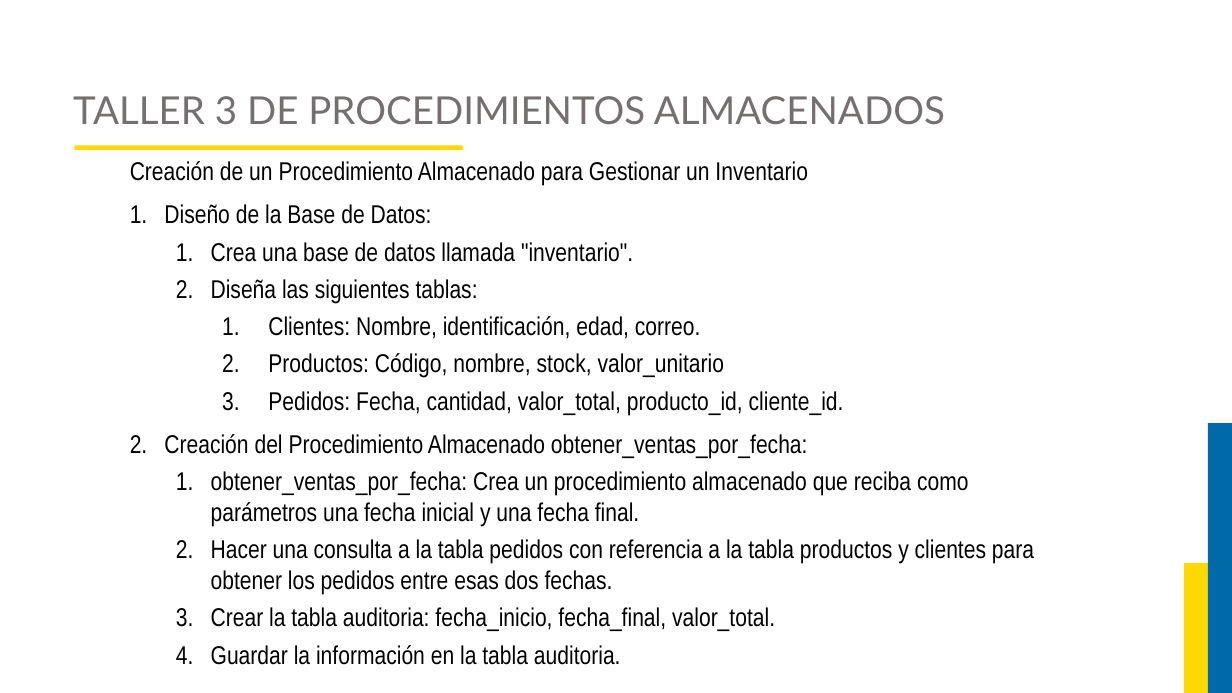
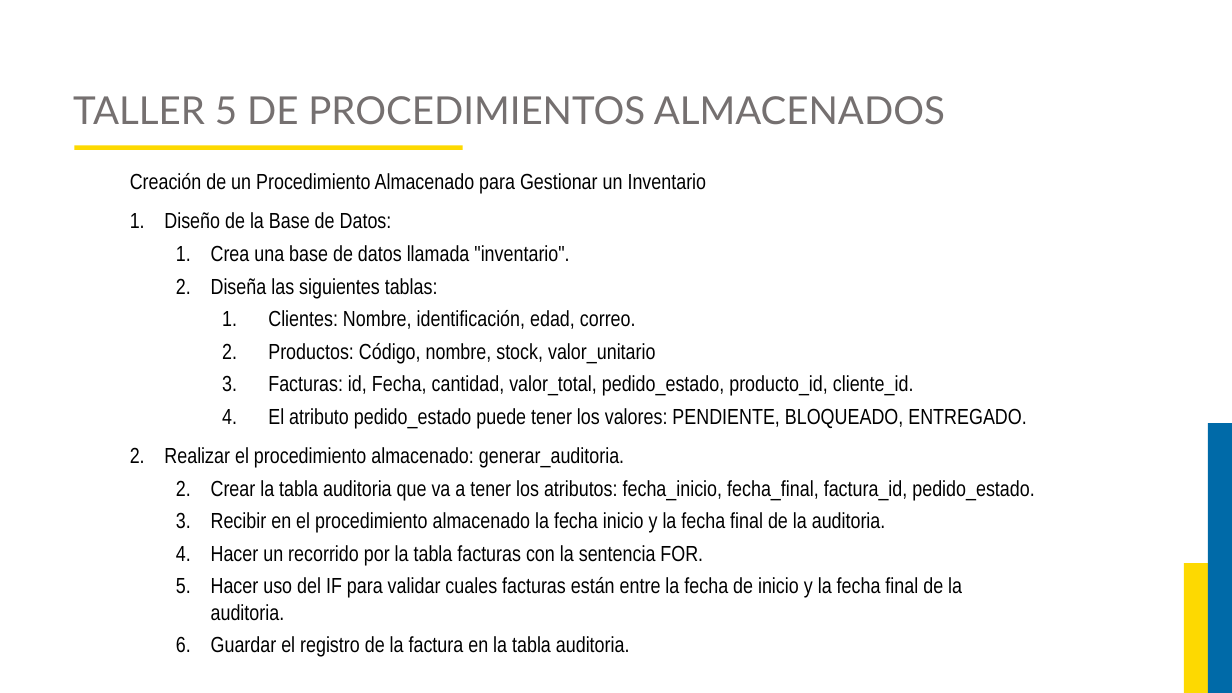
Before and after one commit to JorgeAlejandroAguirreGutierrez/proyecto-luis, a slide deck: slide 58 of Curso Base de Datos 2/Diapositivas.pptx (slide 47 before the commit). Drawn at 1232x693 pixels with LibreOffice and Linux fonts; fonts in the diff are those of the drawing; background and template pictures are left out. Boxes give left, top, right and bottom in pixels: in the first picture for what was removed or moved away, otherwise in the second. Text is boxed around its words. In the diff, an @@ line names an element or a change of style, - is before the commit and + after.

```diff
--- a/Curso Base de Datos 2/Diapositivas.pptx
+++ b/Curso Base de Datos 2/Diapositivas.pptx
@@ title at (73,96,945,125): text changed @@
-TALLER 3 DE PROCEDIMIENTOS ALMACENADOS
+TALLER 5 DE PROCEDIMIENTOS ALMACENADOS
@@ text "Creación de un Procedimiento Almacenado ...": place and size @@
-text "Creación de un Procedimiento Almacenado ..." at (130,161,1034,665)
+text "Creación de un Procedimiento Almacenado ..." at (130,173,1034,657)
@@ text at (130,173,707,364): size 20 to 17 pt in "Creación de un Procedimiento Almacenado para Gestionar ...", "Diseño de la Base de Datos:", "Crea una base de datos llamada "inventario".", "Diseña las siguientes tablas:" and 2 more places @@
@@ text at (164,375,1034,657): text changed; size 20 to 17 pt @@
-    3. Pedidos: Fecha, cantidad, valor_total, producto_id, cliente_id.
-2. Creación del Procedimiento Almacenado obtener_ventas_por_fecha:
-  1. obtener_ventas_por_fecha: Crea un procedimiento almacenado que reciba como parámetros una fecha inicial y una fecha final.
-  2. Hacer una consulta a la tabla pedidos con referencia a la tabla productos y clientes para obtener los pedidos entre esas dos fechas.
-  3. Crear la tabla auditoria: fecha_inicio, fecha_final, valor_total.
-  4. Guardar la información en la tabla auditoria.
+    3. Facturas: id, Fecha, cantidad, valor_total, pedido_estado, producto_id, cliente_id.
+    4. El atributo pedido_estado puede tener los valores: PENDIENTE, BLOQUEADO, ENTREGADO.
+2. Realizar el procedimiento almacenado: generar_auditoria.
+  2. Crear la tabla auditoria que va a tener los atributos: fecha_inicio, fecha_final, factura_id, pedido_estado.
+  3. Recibir en el procedimiento almacenado la fecha inicio y la fecha final de la auditoria.
+  4. Hacer un recorrido por la tabla facturas con la sentencia FOR.
+  5. Hacer uso del IF para validar cuales facturas están entre la fecha de inicio y la fecha final de la auditoria.
+  6. Guardar el registro de la factura en la tabla auditoria.
```
Also in this commit, not shown: 12 other slides changed, 20 slides added, 1 slide removed, 9 other files.
